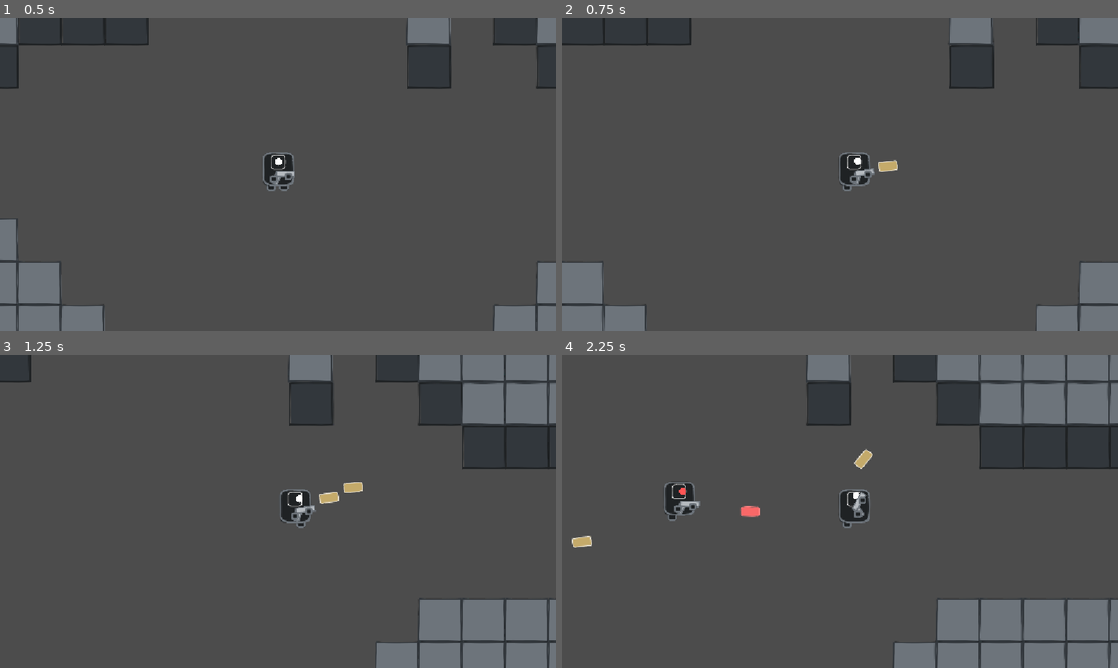
Above: before the commit, frames 1-4 (two rows, left to right).
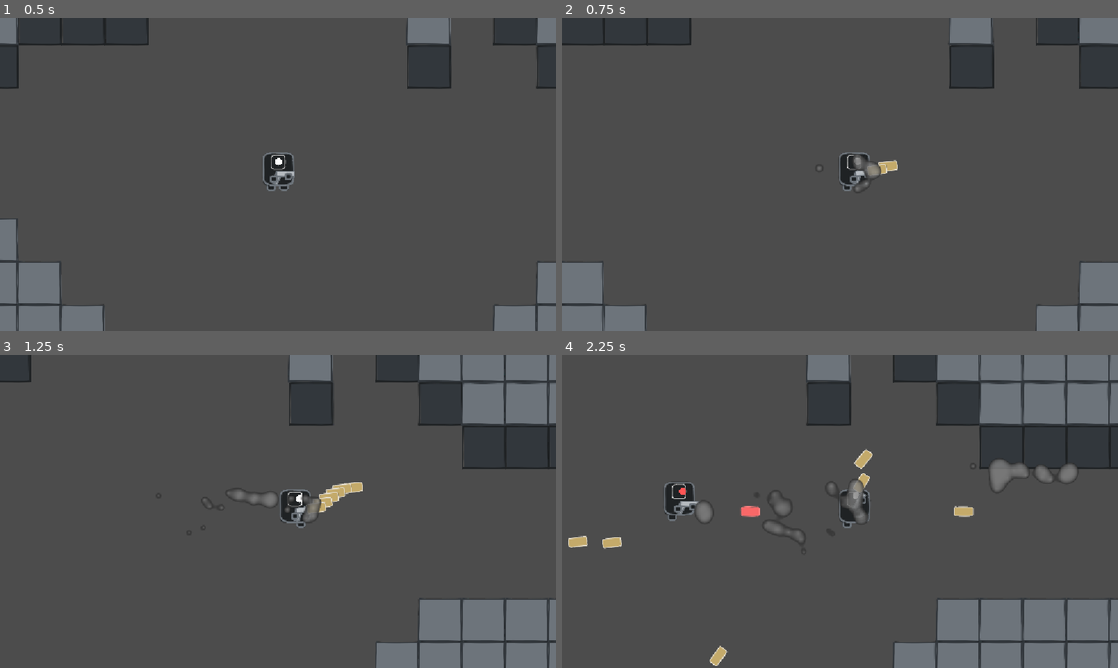
Above: after the commit, the same moments.

Repository: DennisFan11/BulletsBelow
Game: Godot game, scene res://scene/Lobby/Lobby.tscn
Two runs of this game, one before a commit and one after it. Both use one fixed random seed, a clock stepped at 60 frames per second and the inputs below.
Inputs (mouse positions are in pixels of both pictures, inside the frame that each line leads up to):
- Up to frame 1 (0.5 s): no input
- Up to frame 2 (0.75 s): tap Enter at 0.5 s; move the mouse to (962, 158) at 0.52 s; press the mouse at (962, 158) at 0.53 s; hold D (move_right) from 0.53 s (still down)
- Up to frame 3 (1.25 s): keep holding D (move_right)
- Up to frame 4 (2.25 s): release D (move_right) at 1.25 s; release the mouse at (962, 495) at 1.25 s; drag from (728, 527) to (862, 511) at 1.27 s; move the mouse to (895, 442) at 2.02 s; press the mouse at (895, 442) at 2.03 s; hold D (move_right) from 2.03 s (still down); tap Enter at 2.1 s

Frame 1 is identical in both runs. In frame 2, 0.2% of the frame differs, in the area x 46-59%, y 43-55%; in frame 3, 0.5%; in frame 4, 1.6%, in the area x 1-93%, y 33-100%.

Commit message:
SmokeManager

Diff:
--- a/GameSystem/BulletManager/BaseBullet.gd
+++ b/GameSystem/BulletManager/BaseBullet.gd
@@ -12,6 +12,7 @@
 var _init_vel: Vector2
 ## TODO 敵人子彈顏色區別通用化(low)
 var _team: LayerConfig.TEAM
+var _smoke_manager: SmokeManager
 
 ## 出生方法 由 BulletManager 調用
 func on_create(pos: Vector2, vel: Vector2, team: LayerConfig.TEAM):
@@ -25,19 +26,24 @@
 
 
 ## TODO 子彈發光
-## TODO 子彈擾動煙霧
+## SmokeDisturbanceOccluder 以 SDF collision 擾動煙霧
 func _process(delta: float) -> void:
 	global_position += delta * _init_vel
 
 
 
-## TODO 銷毀特效
 ## 撞牆立即銷毀
 func _on_hitbox_hit_wall(_target_obj: BaseWall) -> void:
+	_create_impact_smoke()
 	queue_free()
 
 ## 撞到敵人
 func _on_hitbox_on_hit(target_obj: HurtBox) -> void:
 	assert(not target_obj.team == _team, "子彈撞到同隊")
 	target_obj.take_hit(DAMAGE)
+	_create_impact_smoke()
 	queue_free()
+
+
+func _create_impact_smoke() -> void:
+	_smoke_manager.create(global_position, global_rotation)
--- a/GameSystem/BulletManager/BaseBullet.tscn
+++ b/GameSystem/BulletManager/BaseBullet.tscn
@@ -2,6 +2,9 @@
 
 [ext_resource type="Script" uid="uid://1maei8jccy4o" path="res://GameSystem/BulletManager/BaseBullet.gd" id="1_sgssj"]
 [ext_resource type="PackedScene" uid="uid://bx1jkn47grc7h" path="res://Components/HitBox/Hitbox.tscn" id="2_yx3xx"]
+
+[sub_resource type="OccluderPolygon2D" id="OccluderPolygon2D_bullet"]
+polygon = PackedVector2Array(-37, -16, 37, -16, 37, 16, -37, 16)
 
 [node name="BaseBullet" type="Node2D" unique_id=1845915051 node_paths=PackedStringArray("hitbox")]
 script = ExtResource("1_sgssj")
@@ -9,5 +12,10 @@
 
 [node name="Hitbox" parent="." unique_id=694893009 instance=ExtResource("2_yx3xx")]
 
+[node name="SmokeDisturbanceOccluder" type="LightOccluder2D" parent="." unique_id=300888444]
+visible = false
+occluder = SubResource("OccluderPolygon2D_bullet")
+occluder_light_mask = 0
+
 [connection signal="hit_wall" from="Hitbox" to="." method="_on_hitbox_hit_wall"]
 [connection signal="on_hit" from="Hitbox" to="." method="_on_hitbox_on_hit"]
--- a/GameSystem/GameLoop.tscn
+++ b/GameSystem/GameLoop.tscn
@@ -6,6 +6,7 @@
 [ext_resource type="PackedScene" uid="uid://c8i6lpswqbghw" path="res://GameSystem/CameraManager/CameraManager.tscn" id="3_24kq1"]
 [ext_resource type="PackedScene" uid="uid://dngv530u7cetw" path="res://GameSystem/BulletManager/BulletManager.tscn" id="5_20had"]
 [ext_resource type="PackedScene" uid="uid://b0s2gyboumwa4" path="res://GameSystem/EnemyManager/EnemyManager.tscn" id="6_mhinn"]
+[ext_resource type="PackedScene" path="res://GameSystem/SmokeManager/SmokeManager.tscn" id="7_smoke"]
 
 [node name="GameLoop" type="Node2D" unique_id=336709600]
 script = ExtResource("1_oy0f7")
@@ -20,3 +21,5 @@
 [node name="BulletManager" parent="." unique_id=643958194 instance=ExtResource("5_20had")]
 
 [node name="CameraManager" parent="." unique_id=1624645162 instance=ExtResource("3_24kq1")]
+
+[node name="SmokeManager" parent="." unique_id=808549975 instance=ExtResource("7_smoke")]
--- a/GameSystem/Player/Player.tscn
+++ b/GameSystem/Player/Player.tscn
@@ -11,6 +11,9 @@
 radius = 44.0
 height = 92.0
 
+[sub_resource type="OccluderPolygon2D" id="OccluderPolygon2D_player"]
+polygon = PackedVector2Array(-32, -18, -18, -32, -1, -37, 20, -32, 40, -16, 44, 1, 40, 19, 34, 32, 25, 43, 11, 47, -1, 47, -22, 41, -38, 21, -38, 2)
+
 [node name="Player" type="Node2D" unique_id=674412155 node_paths=PackedStringArray("hurtbox", "character_body_2d", "bot_body")]
 script = ExtResource("1_01jck")
 hurtbox = NodePath("CharacterBody2D/Hurtbox")
@@ -22,6 +25,11 @@
 [node name="CollisionShape2D" type="CollisionShape2D" parent="CharacterBody2D" unique_id=1642127070]
 shape = SubResource("CircleShape2D_p3nnt")
 
+[node name="SmokeDisturbanceOccluder" type="LightOccluder2D" parent="CharacterBody2D"]
+occluder_light_mask = 0
+occluder = SubResource("OccluderPolygon2D_player")
+sdf_collision = true
+
 [node name="BotBody" parent="CharacterBody2D" unique_id=1386544545 instance=ExtResource("1_p3nnt")]
 aim_global = Vector2(1270, 760)
 
--- /dev/null
+++ b/GameSystem/SmokeManager/Smoke/Smoke.gd
@@ -0,0 +1,8 @@
+class_name Smoke
+extends GPUParticles2D
+
+
+func _ready() -> void:
+	emitting = true
+	one_shot = true
+	get_tree().create_timer(lifetime).timeout.connect(queue_free)
--- /dev/null
+++ b/GameSystem/SmokeManager/Smoke/Smoke.tscn
@@ -0,0 +1,46 @@
+[gd_scene load_steps=7 format=3]
+
+[ext_resource type="Script" path="res://GameSystem/SmokeManager/Smoke/Smoke.gd" id="1_smoke"]
+
+[sub_resource type="Gradient" id="Gradient_smoke"]
+offsets = PackedFloat32Array(0.0075, 1)
+colors = PackedColorArray(1, 1, 1, 1, 0, 0, 0, 0)
+
+[sub_resource type="GradientTexture2D" id="GradientTexture_smoke"]
+gradient = SubResource("Gradient_smoke")
+fill = 1
+fill_from = Vector2(0.491453, 0.51282054)
+fill_to = Vector2(0.8333333, 0.86752135)
+
+[sub_resource type="Curve" id="Curve_smoke_alpha"]
+_data = [Vector2(0, 1), 0.0, 0.0, 0, 0, Vector2(1, 0), 0.0, 0.0, 0, 0]
+point_count = 2
+
+[sub_resource type="CurveTexture" id="CurveTexture_smoke_alpha"]
+curve = SubResource("Curve_smoke_alpha")
+
+[sub_resource type="ParticleProcessMaterial" id="ParticleProcessMaterial_smoke"]
+particle_flag_disable_z = true
+emission_shape = 1
+emission_sphere_radius = 40.87
+angle_min = -720.0
+angle_max = 1.0728835e-05
+initial_velocity_min = 77.27
+initial_velocity_max = 150.0
+gravity = Vector3(0, 0, 0)
+damping_min = 26.930002
+damping_max = 48.294003
+scale_max = 1.5
+alpha_curve = SubResource("CurveTexture_smoke_alpha")
+collision_mode = 1
+collision_friction = 0.0
+collision_bounce = 0.4
+
+[node name="Smoke" type="GPUParticles2D"]
+amount = 4
+texture = SubResource("GradientTexture_smoke")
+lifetime = 3.0
+explosiveness = 1.0
+visibility_rect = Rect2(-250, -250, 500, 500)
+process_material = SubResource("ParticleProcessMaterial_smoke")
+script = ExtResource("1_smoke")
--- /dev/null
+++ b/GameSystem/SmokeManager/SmokeDB.gd
@@ -0,0 +1,9 @@
+class_name SmokeDB
+extends RefCounted
+
+
+static var _scene: PackedScene = preload("res://GameSystem/SmokeManager/Smoke/Smoke.tscn")
+
+
+static func get_scene() -> PackedScene:
+	return _scene
--- /dev/null
+++ b/GameSystem/SmokeManager/SmokeManager.gd
@@ -0,0 +1,19 @@
+class_name SmokeManager
+extends Node2D
+
+
+func _ready() -> void:
+	DI.register("_smoke_manager", self)
+
+
+func create(pos: Vector2, angle: float = 0.0, late_join: bool = false) -> Smoke:
+	var smoke := SmokeDB.get_scene().instantiate() as Smoke
+	smoke.global_position = pos
+	smoke.rotation = angle
+
+	if late_join:
+		%SmokeGroup.call_deferred("add_child", smoke)
+	else:
+		%SmokeGroup.add_child(smoke)
+
+	return smoke
--- /dev/null
+++ b/GameSystem/SmokeManager/SmokeManager.tscn
@@ -0,0 +1,39 @@
+[gd_scene load_steps=6 format=3]
+
+[ext_resource type="Script" path="res://GameSystem/SmokeManager/SmokeManager.gd" id="1_manager"]
+
+[sub_resource type="Shader" id="Shader_smoke_group"]
+code = "shader_type canvas_item;
+
+uniform sampler2D screen_texture : hint_screen_texture, repeat_disable, filter_linear;
+uniform sampler2D color_ramp;
+uniform float threshold : hint_range(0.0, 1.0) = 0.5;
+uniform float smoothness : hint_range(0.0, 0.1) = 0.05;
+
+void fragment() {
+    vec4 screen_color = texture(screen_texture, SCREEN_UV);
+    float density = screen_color.a;
+    vec4 remapped_color = texture(color_ramp, vec2(density, 0.5));
+    float mask = smoothstep(threshold - smoothness, threshold + smoothness, density);
+    COLOR = vec4(remapped_color.rgb, remapped_color.a * mask);
+}"
+
+[sub_resource type="Gradient" id="Gradient_smoke_group"]
+offsets = PackedFloat32Array(0.6130952, 1)
+colors = PackedColorArray(0, 0, 0, 1, 0.5191618, 0.51916194, 0.51916176, 0.78039217)
+
+[sub_resource type="GradientTexture1D" id="GradientTexture_smoke_group"]
+gradient = SubResource("Gradient_smoke_group")
+
+[sub_resource type="ShaderMaterial" id="ShaderMaterial_smoke_group"]
+shader = SubResource("Shader_smoke_group")
+shader_parameter/color_ramp = SubResource("GradientTexture_smoke_group")
+shader_parameter/threshold = 0.7310000347225
+shader_parameter/smoothness = 0.0690000032775
+
+[node name="SmokeManager" type="Node2D"]
+script = ExtResource("1_manager")
+
+[node name="SmokeGroup" type="CanvasGroup" parent="."]
+unique_name_in_owner = true
+material = SubResource("ShaderMaterial_smoke_group")
--- a/GameSystem/WallManager/BaseWall.tscn
+++ b/GameSystem/WallManager/BaseWall.tscn
@@ -5,8 +5,15 @@
 [sub_resource type="RectangleShape2D" id="RectangleShape2D_4yas3"]
 size = Vector2(128, 128)
 
+[sub_resource type="OccluderPolygon2D" id="OccluderPolygon2D_wall"]
+polygon = PackedVector2Array(-64, -64, 64, -64, 64, 64, -64, 64)
+
 [node name="BaseWall" type="StaticBody2D" unique_id=699324153]
 script = ExtResource("1_4yas3")
 
 [node name="CollisionShape2D" type="CollisionShape2D" parent="." unique_id=2130237027]
 shape = SubResource("RectangleShape2D_4yas3")
+
+[node name="LightOccluder2D" type="LightOccluder2D" parent="."]
+occluder = SubResource("OccluderPolygon2D_wall")
+sdf_collision = true
--- a/GameSystem/WeaponSystem/WeaponBase.gd
+++ b/GameSystem/WeaponSystem/WeaponBase.gd
@@ -3,6 +3,7 @@
 extends Node2D
 
 var _bullet_manager: BulletManager
+var _smoke_manager: SmokeManager
 
 ## PUBLIC
 
@@ -14,19 +15,19 @@
 		scale = Vector2(1.0, -1.0 if flip else 1.0)
 
 
-## TODO 射擊煙霧
 ## TODO 射擊槍口火光
 ## TODO 射擊螢幕震動
 ## TODO 射擊音效
 ## TODO 高速射擊
 
-@export var FIRE_CD: float = 0.4
+@export var FIRE_CD: float = 0.12
 var _fire_cd: CooldownTimer = CooldownTimer.new()
 func fire():
 	if not _fire_cd.is_ready():
 		return
 	_fire_cd.trigger(FIRE_CD)
 	_fire()
+	_smoke_manager.create(_get_fire_pos(), _get_fire_angle().angle())
 
 
 func _fire():
Not shown, added: GameSystem/SmokeManager/Smoke/Smoke.gd.uid
Not shown, added: GameSystem/SmokeManager/SmokeDB.gd.uid
Not shown, added: GameSystem/SmokeManager/SmokeManager.gd.uid
